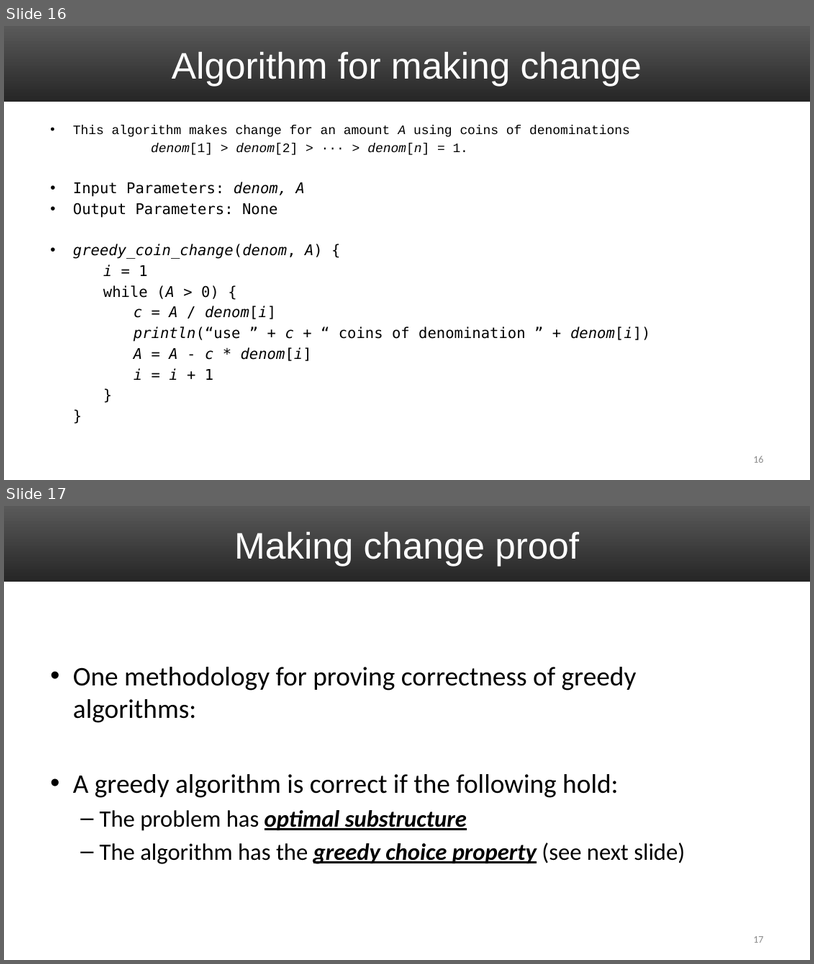
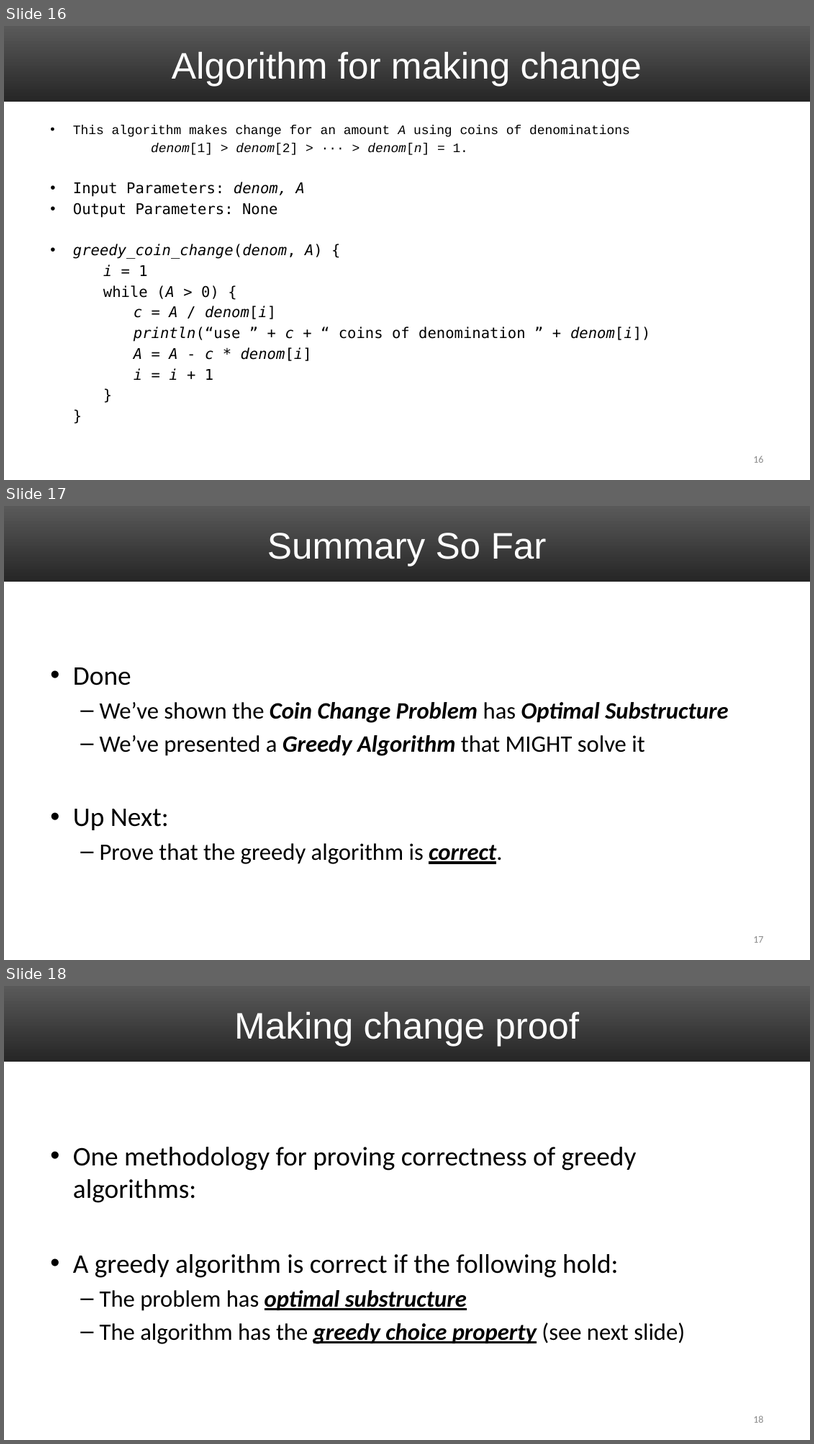
Before and after one commit to markfloryan/dsa2, a slide deck: slides/04-GreedyIntroChange.pptx. Shown one above the other, each under a label of ours: slides 16 and 17 before the commit, slides 16, 17 and 18 after it. The pictures are 814x964 and 814x1444 pixels, drawn with LibreOffice and Linux fonts; fonts in the diff are those of the drawing. Boxes give left, top, right and bottom in pixels: in the first picture for what was removed or moved away, otherwise in the second. Text is boxed around its words. In the diff, an @@ line names an element or a change of style, - is before the commit and + after.

```diff
--- a/slides/04-GreedyIntroChange.pptx
+++ b/slides/04-GreedyIntroChange.pptx
@@ slide 17 added at (4,506,810,960), background #FFFFFF; not listed: 1 template element that a slide beside it also shows @@
@@ title added at (268,533,547,566), 44 pt, text #FFFFFF @@
+Summary So Far
@@ text added at (73,667,728,864), 28 pt, text #000000 @@
+• Done
+  – We’ve shown the Coin Change Problem has Optimal Substructure
+  – We’ve presented a Greedy Algorithm that MIGHT solve it
+• Up Next:
+  – Prove that the greedy algorithm is correct.
@@ page number added at (754,936,764,942), 12 pt, text #8C8C8C @@
+17
@@ what was slide 17 is now slide 18 @@
@@ page number at (754,1415,764,1422): text changed @@
-17
+18
```
Also in this commit, not shown: 4 slides changed, 1 other slide added, 1 slide removed, 2 other files.
